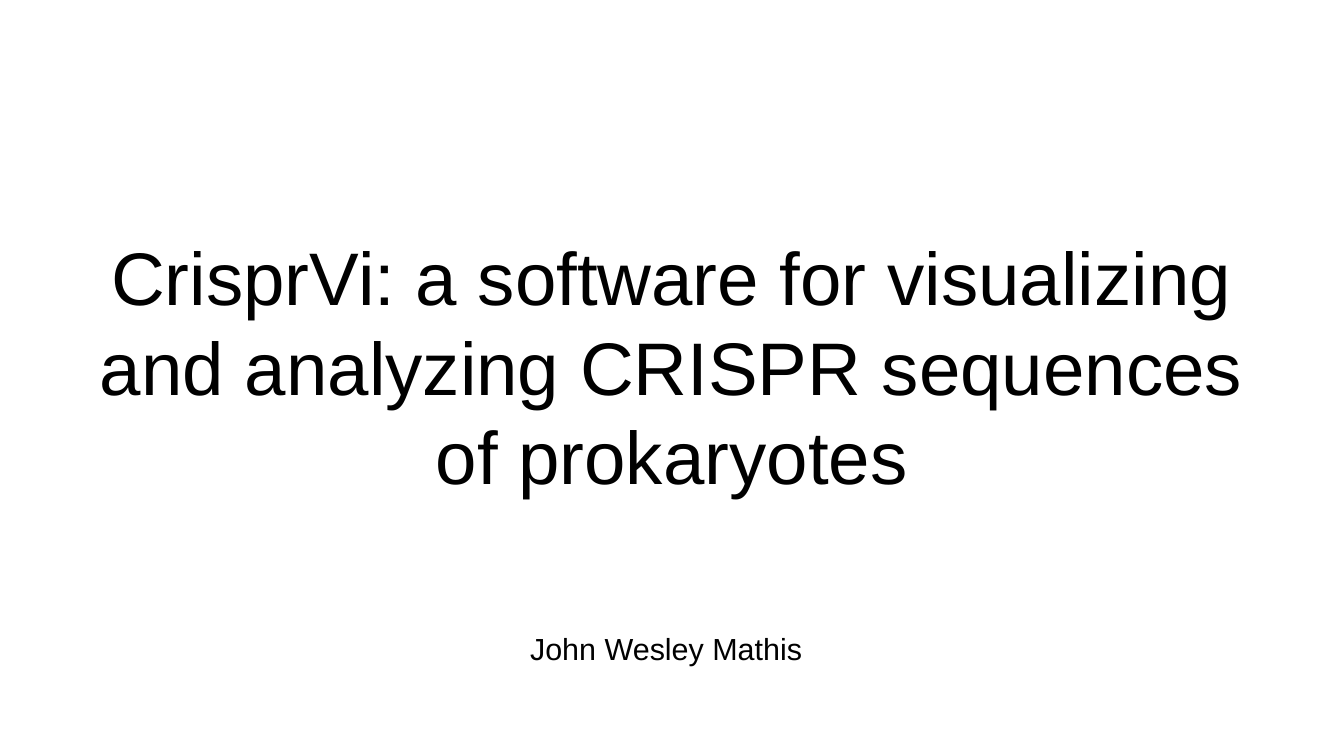
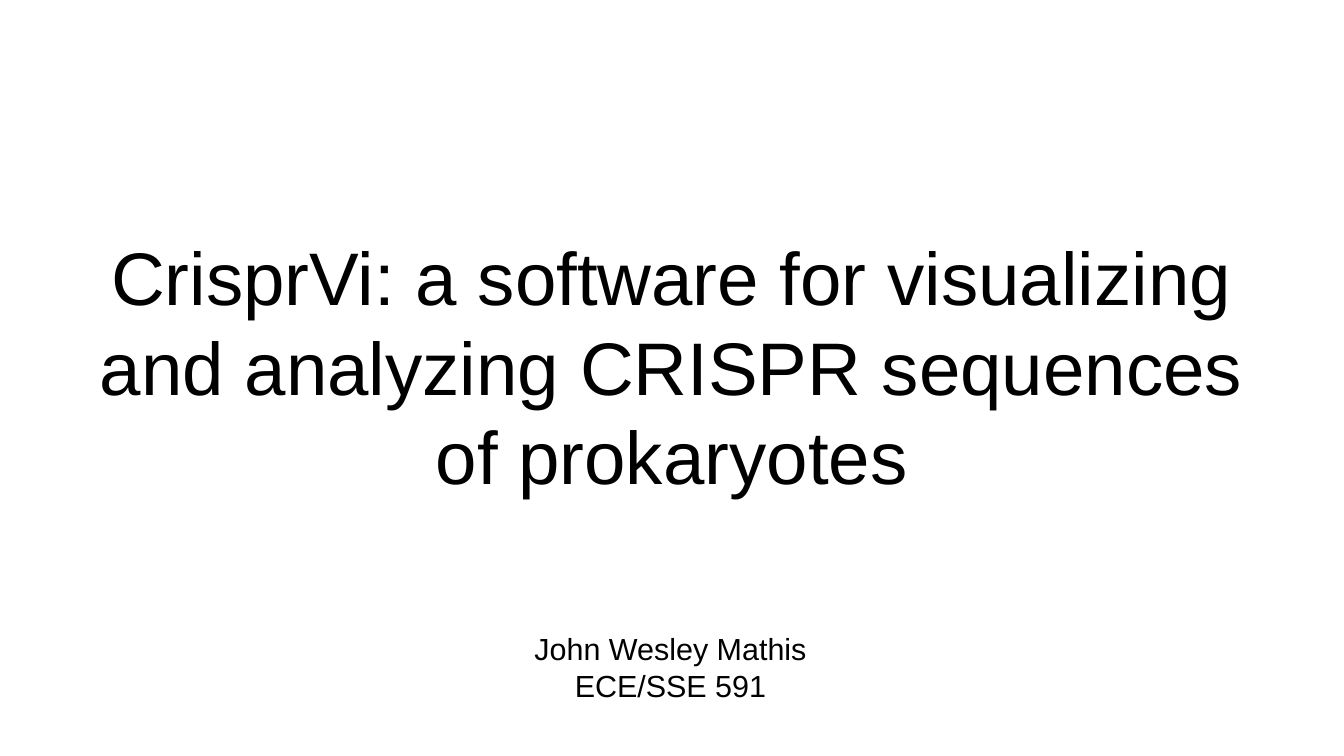
Before and after one commit to jwmathis/SSE591_Project3, a slide deck: slide 1 of Paper Review/Paper Review 1 - John Wesley Mathis.pptx. Drawn at 1344x756 pixels with LibreOffice and Linux fonts; fonts in the diff are those of the drawing. Boxes give left, top, right and bottom in pixels: in the first picture for what was removed or moved away, otherwise in the second. Text is boxed around its words. In the diff, an @@ line names an element or a change of style, - is before the commit and + after.

```diff
--- a/Paper Review/Paper Review 1 - John Wesley Mathis.pptx
+++ b/Paper Review/Paper Review 1 - John Wesley Mathis.pptx
@@ text at (x1=534, y1=638, x2=807, y2=666): alignment left to centre @@
@@ text at (x1=575, y1=675, x2=766, y2=698): paragraph added @@
+ECE/SSE 591
```
Also in this commit, not shown: 2 other files.
